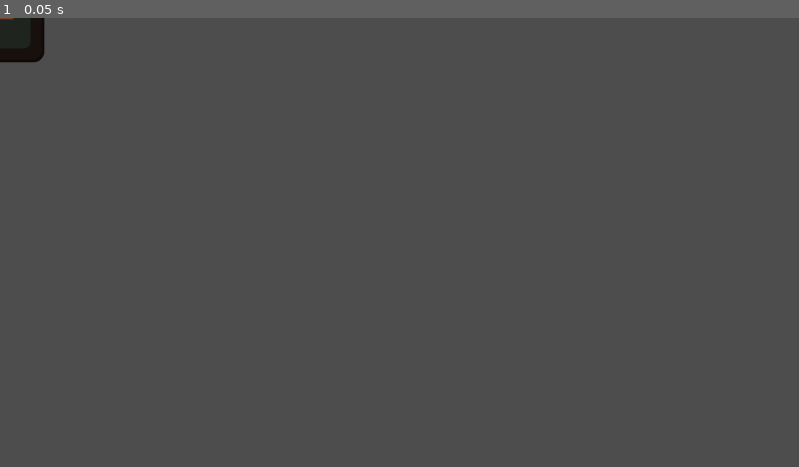
Above: before the commit, frame 1.
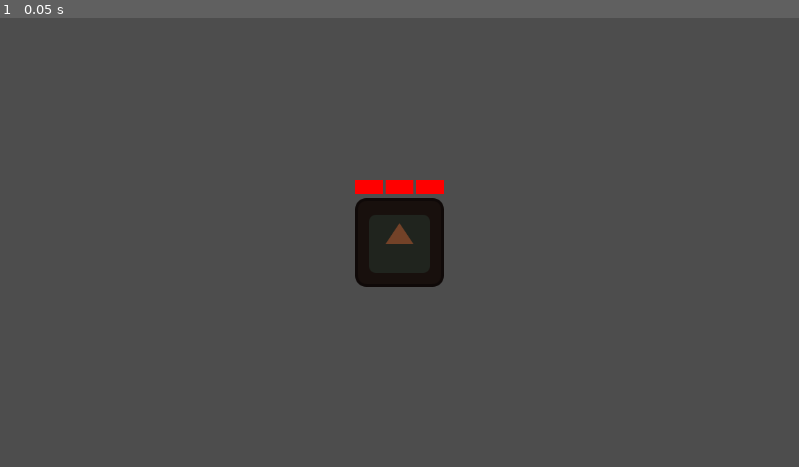
Above: after the commit, the same moment.

Repository: Tijana0/Last-One-Dancing
Game: Godot game, scene res://scenes/player.tscn
Same seed, same stepped clock (60 frames per second), same inputs: the game is played once before the commit and once after it. This scene is started directly instead of the project's main scene. The engine's default icon, where the game draws it, is replaced by a stand-in: a white triangle on a blue panel in a dark square.
Inputs:
- Up to frame 1 (0.05 s): no input

The runs differ from the first frame. In frame 1, 3.0% of the frame differs, in the area x 0-56%, y 0-60%.

Commit message:
fix: set npc authority to server

Diff:
--- a/scripts/player.gd
+++ b/scripts/player.gd
@@ -24,7 +24,12 @@
 # --- SETUP ---
 func _enter_tree():
 	# This helps the MultiplayerSpawner find this node and assign authority
-	set_multiplayer_authority(name.to_int())
+	var id = name.to_int()
+	if id == 0:
+		# If name is not a number (e.g. "CrownNPC"), assume Server (1) is authority
+		set_multiplayer_authority(1)
+	else:
+		set_multiplayer_authority(id)
 
 func _ready():
 	print("PLAYER READY (Lives: ", lives, ") - If this prints often, node is resetting!")
